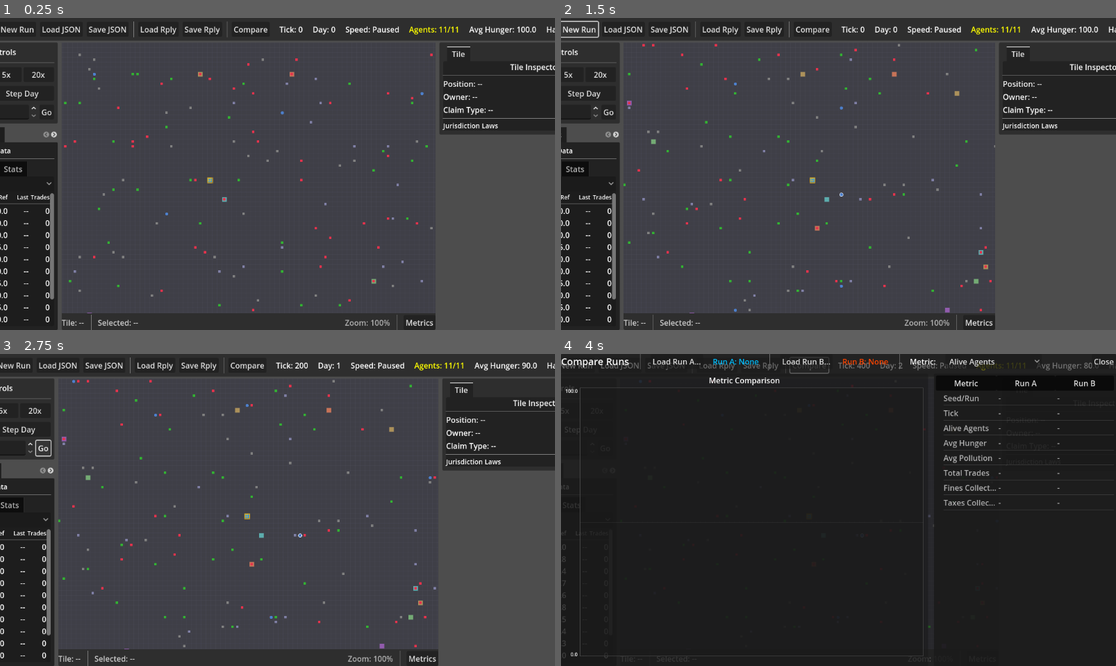
Above: before the commit, frames 1-4 (two rows, left to right).
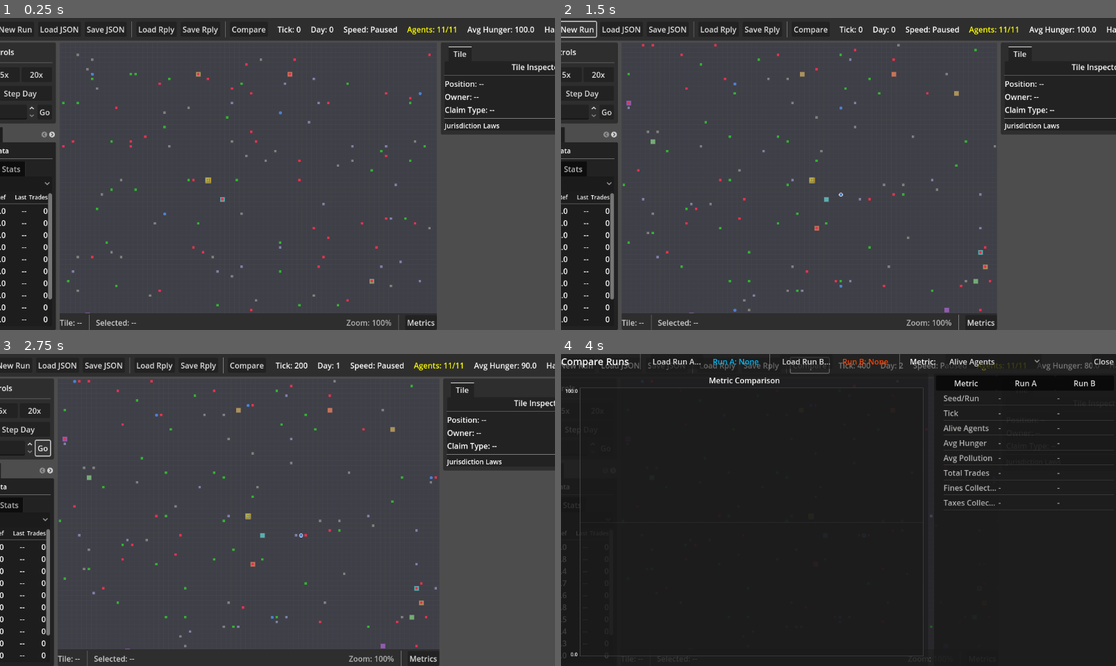
Above: after the commit, the same moments.

Repository: dfrer/societies
Game: Godot game, scene res://viz/visualizer_main.tscn
Same seed, same stepped clock (60 frames per second), same inputs: the game is played once before the commit and once after it.
Inputs:
- Up to frame 1 (0.25 s): no input
- Up to frame 2 (1.5 s): click "New Run" at 0.5 s; click "New Run" at 1.25 s
- Up to frame 3 (2.75 s): click "Go" at 2 s
- Up to frame 4 (4 s): click "Go" at 2.75 s; click "Compare" at 3.5 s

The runs differ from the first frame. In frame 1, 4.3% of the frame differs, in the area x 0-100%, y 1-100%; in frame 2, 3.9%; in frame 3, 2.9%; in frame 4, 0.4%.

Commit message:
Fix agent movement oscillation

Diff:
--- a/sim/actions.gd
+++ b/sim/actions.gd
@@ -262,6 +262,12 @@
 	if dx == 0 and dy == 0:
 		return true
 
+	var from_dx: int = 0
+	var from_dy: int = 0
+	if agent.last_pos_x >= 0 and agent.last_pos_y >= 0:
+		from_dx = agent.pos_x - agent.last_pos_x
+		from_dy = agent.pos_y - agent.last_pos_y
+
 	# Drain stamina for movement
 	var move_cost: float = tuning.get("stamina_drain_move", 0.5)
 
@@ -284,6 +290,13 @@
 		candidates.sort_custom(func(a, b):
 			if a["dist"] == b["dist"]:
 				if a["road"] == b["road"]:
+					if from_dx != 0 or from_dy != 0:
+						var prefer_x: int = agent.pos_x + from_dx
+						var prefer_y: int = agent.pos_y + from_dy
+						var a_prefers: bool = a["x"] == prefer_x and a["y"] == prefer_y
+						var b_prefers: bool = b["x"] == prefer_x and b["y"] == prefer_y
+						if a_prefers != b_prefers:
+							return a_prefers
 					if a["x"] == b["x"]:
 						return a["y"] < b["y"]
 					return a["x"] < b["x"]
@@ -302,6 +315,9 @@
 		move_cost *= tuning.get("road_stamina_drain_multiplier", 0.5)
 
 	agent.drain_stamina(move_cost)
+	if next_step.x != agent.pos_x or next_step.y != agent.pos_y:
+		agent.last_pos_x = agent.pos_x
+		agent.last_pos_y = agent.pos_y
 	agent.pos_x = next_step.x
 	agent.pos_y = next_step.y
 
--- a/sim/agent.gd
+++ b/sim/agent.gd
@@ -5,6 +5,8 @@
 var id: int = 0
 var pos_x: int = 0
 var pos_y: int = 0
+var last_pos_x: int = -1
+var last_pos_y: int = -1
 var money: int = 0
 var inventory: Dictionary = {}
 var needs: Dictionary = {}
@@ -116,6 +118,8 @@
 		"id": id,
 		"pos_x": pos_x,
 		"pos_y": pos_y,
+		"last_pos_x": last_pos_x,
+		"last_pos_y": last_pos_y,
 		"money": money,
 		"inventory": inventory.duplicate(),
 		"needs": _serialize_needs(),
@@ -255,6 +259,8 @@
 	agent.id = int(d.get("id", 0))
 	agent.pos_x = int(d.get("pos_x", 0))
 	agent.pos_y = int(d.get("pos_y", 0))
+	agent.last_pos_x = int(d.get("last_pos_x", -1))
+	agent.last_pos_y = int(d.get("last_pos_y", -1))
 	agent.money = int(d.get("money", 0))
 	# Convert inventory values to int (JSON may parse as float)
 	var inv: Dictionary = d.get("inventory", {})
--- a/sim/brains/default_brain.gd
+++ b/sim/brains/default_brain.gd
@@ -553,6 +553,9 @@
 # PLANNER HELPERS
 # --------------------
 
+func _manhattan_distance(agent: Agent, node: ResourceNode) -> int:
+	return absi(agent.pos_x - node.pos_x) + absi(agent.pos_y - node.pos_y)
+
 func _plan_obtain_item(agent: Agent, goal: Dictionary, world: World, market: Market, recipes: Dictionary, tuning: Dictionary, state: SimState = null) -> Dictionary:
 	var item = goal.item
 
@@ -565,20 +568,40 @@
 	if node_type != "":
 		# It's a resource!
 		# Pin a node to this goal to avoid oscillation between nearby nodes.
+		var node_switch_threshold: int = int(tuning.get("node_switch_threshold", 3))
+		var node_blocked_threshold: int = int(tuning.get("node_blocked_ticks_threshold", 3))
 		var node_id: int = int(goal.get("node_id", -1))
 		var node: ResourceNode = null
 		if node_id >= 0:
 			node = world.get_node_by_id(node_id)
-			if node == null or node.type != node_type or not node.has_stock(1) \
-					or not _can_harvest_resource_node(agent, world, state, node):
+			var should_abandon := false
+			if node == null or node.type != node_type:
+				should_abandon = true
+			elif not node.has_stock(1) or not _can_harvest_resource_node(agent, world, state, node):
+				var blocked_ticks: int = int(goal.get("node_blocked_ticks", 0)) + 1
+				goal["node_blocked_ticks"] = blocked_ticks
+				if blocked_ticks >= node_blocked_threshold:
+					var alternative := _find_nearest_accessible_node_of_type(agent, world, state, node_type)
+					if alternative != null:
+						var current_dist: int = _manhattan_distance(agent, node)
+						var alt_dist: int = _manhattan_distance(agent, alternative)
+						if alt_dist < current_dist - node_switch_threshold:
+							should_abandon = true
+			else:
+				goal.erase("node_blocked_ticks")
+			if should_abandon:
 				goal.erase("node_id")
+				goal.erase("node_blocked_ticks")
 				node = null
 		if node == null:
 			node = _find_nearest_accessible_node_of_type(agent, world, state, node_type)
 			if node:
 				goal["node_id"] = node.id
+				goal["node_commitment_ticks"] = 0
+				goal.erase("node_blocked_ticks")
 		if node:
 			goal["node_id"] = node.id
+			goal["node_commitment_ticks"] = int(goal.get("node_commitment_ticks", 0)) + 1
 			if agent.is_at(node.pos_x, node.pos_y):
 				return Actions.gather_node(node.id)
 			else:
